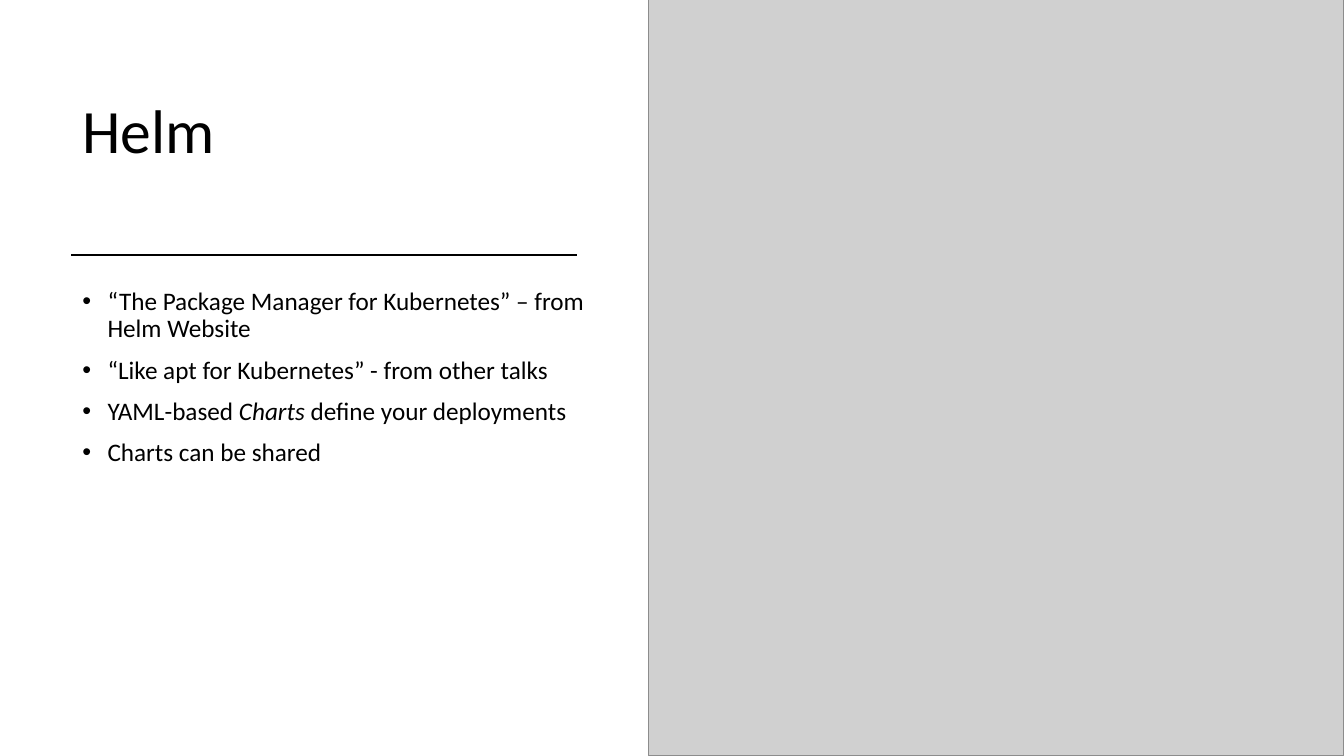
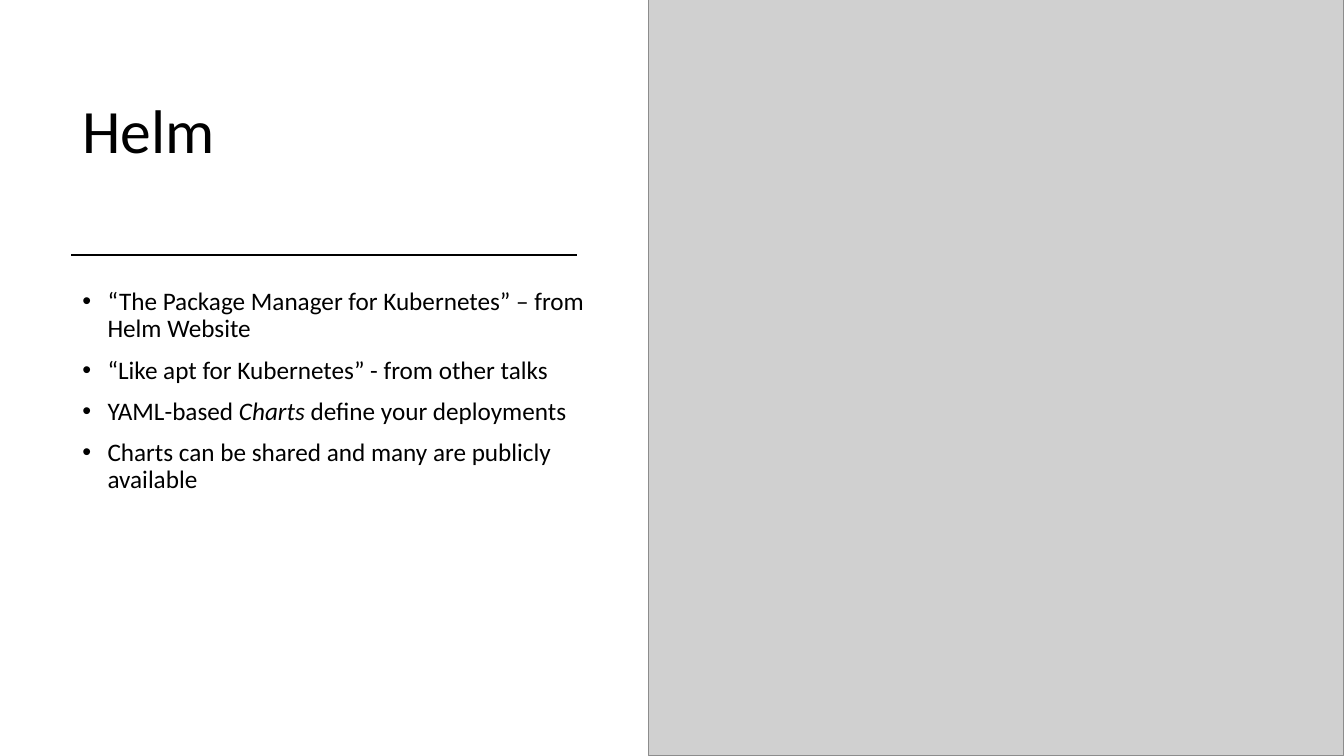
Before and after one commit to chlsmith/docker-and-k8s, a slide deck: slide 13 of fun-with-k8s.pptx. Drawn at 1344x756 pixels with LibreOffice and Linux fonts; fonts in the diff are those of the drawing; grey boxes stand for pictures. Boxes give left, top, right and bottom in pixels: in the first picture for what was removed or moved away, otherwise in the second. Text is boxed around its words. In the diff, an @@ line names an element or a change of style, - is before the commit and + after.

```diff
--- a/fun-with-k8s.pptx
+++ b/fun-with-k8s.pptx
@@ text at [108, 443, 551, 489]: text changed @@
-• Charts can be shared
+• Charts can be shared and many are publicly available
```
Also in this commit, not shown: 5 other slides changed, 1 slide added.
